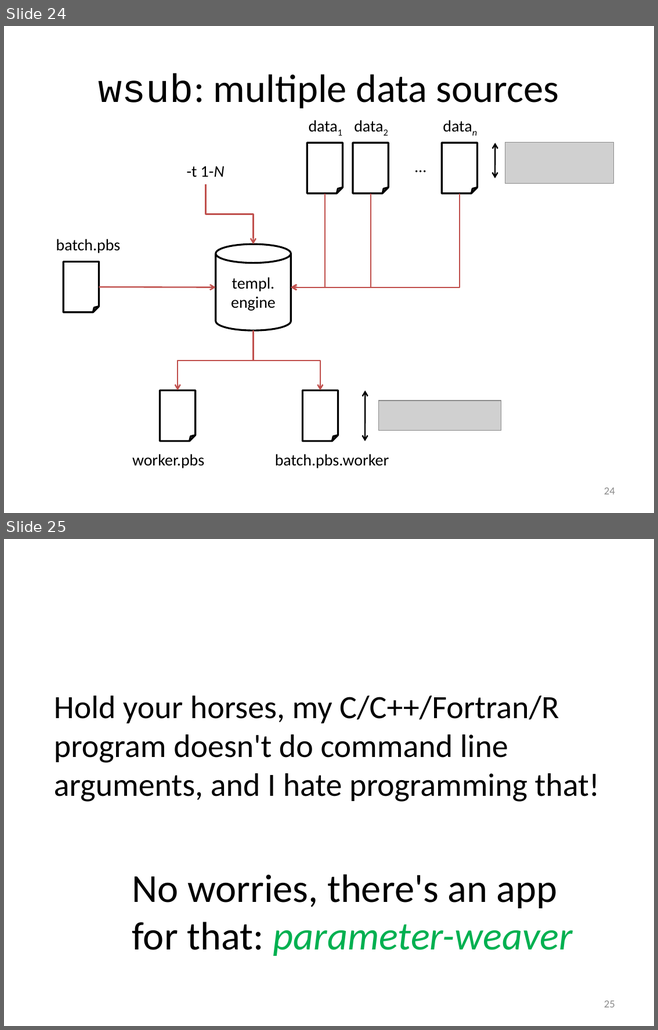
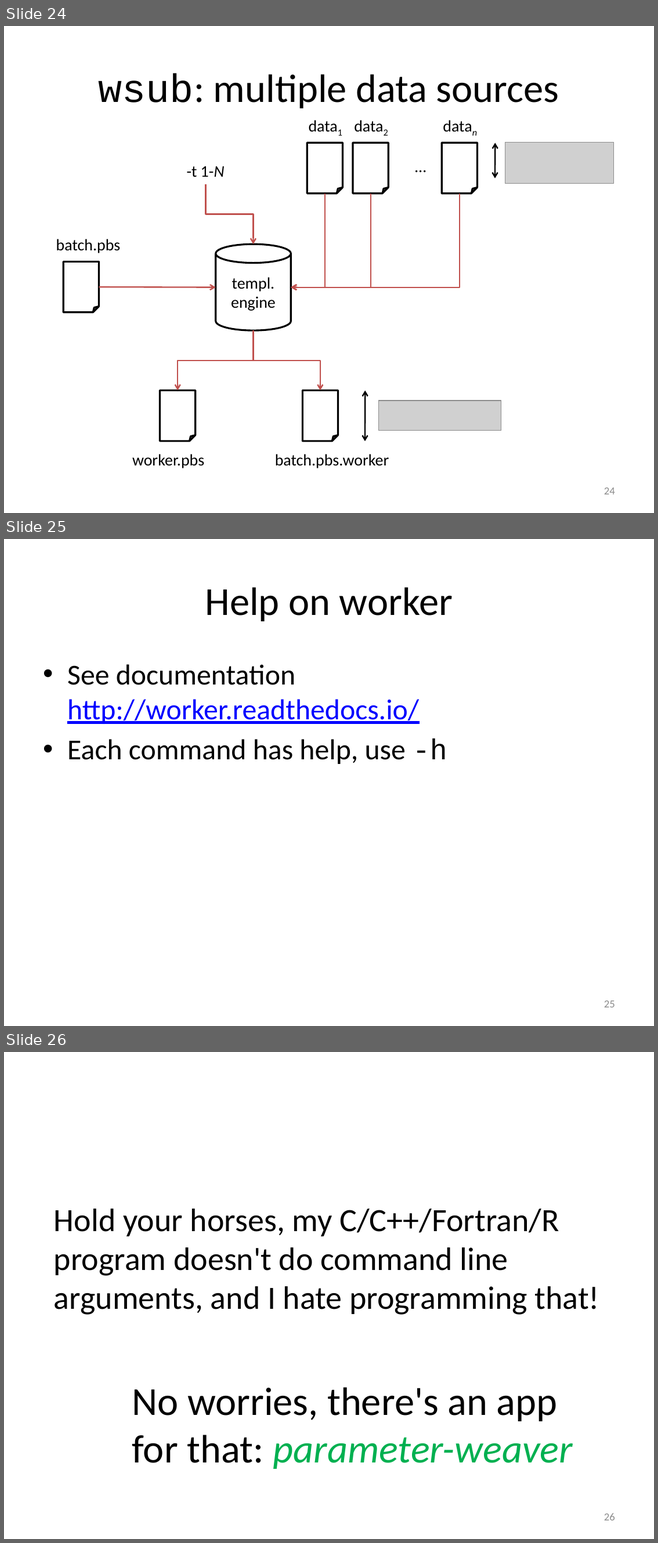
Before and after one commit to gjbex/training-material, a slide deck: Misc/worker_atools.pptx. Shown one above the other, each under a label of ours: slides 24 and 25 before the commit, slides 24, 25 and 26 after it. The pictures are 658x1030 and 658x1543 pixels, drawn with LibreOffice and Linux fonts; fonts in the diff are those of the drawing; grey boxes stand for pictures. Boxes give left, top, right and bottom in pixels: in the first picture for what was removed or moved away, otherwise in the second. Text is boxed around its words. In the diff, an @@ line names an element or a change of style, - is before the commit and + after.

Commit message:
Add slides on how to get help

```diff
--- a/Misc/worker_atools.pptx
+++ b/Misc/worker_atools.pptx
@@ slide 25 added at (4,539,654,1026), background #FFFFFF @@
@@ title added at (205,587,452,621), 44 pt, text #000000 @@
+Help on worker
@@ text added at (67,664,447,764), 32 pt, text #000000 @@
+• See documentation
+  http://worker.readthedocs.io/
+• Each command has help, use -h
@@ page number added at (604,1001,615,1008), 12 pt, text #8C8C8C @@
+25
@@ what was slide 25 is now slide 26 @@
@@ page number at (604,1513,615,1521): text changed @@
-25
+26
```
Also in this commit, not shown: 4 slides changed, 1 other slide added.
